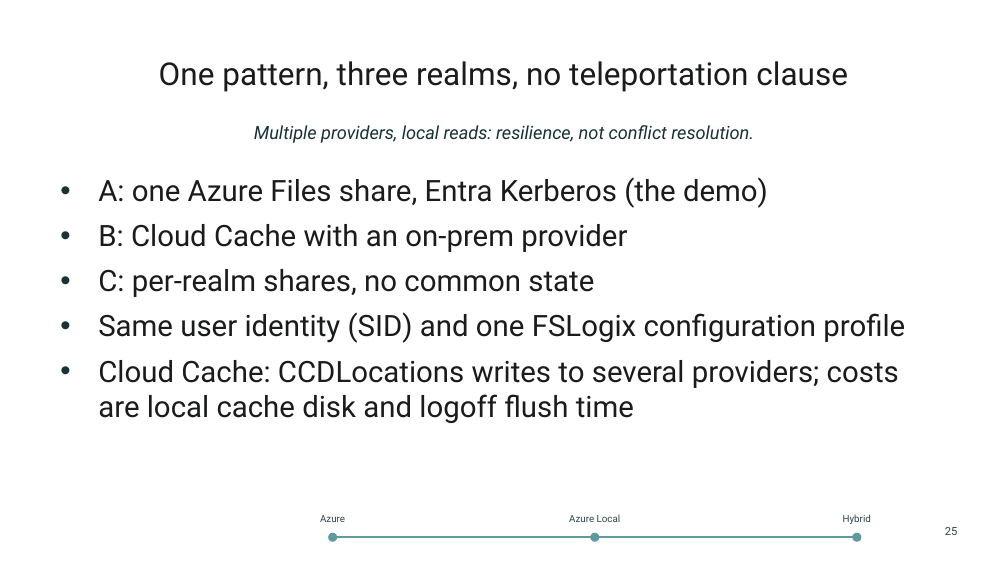
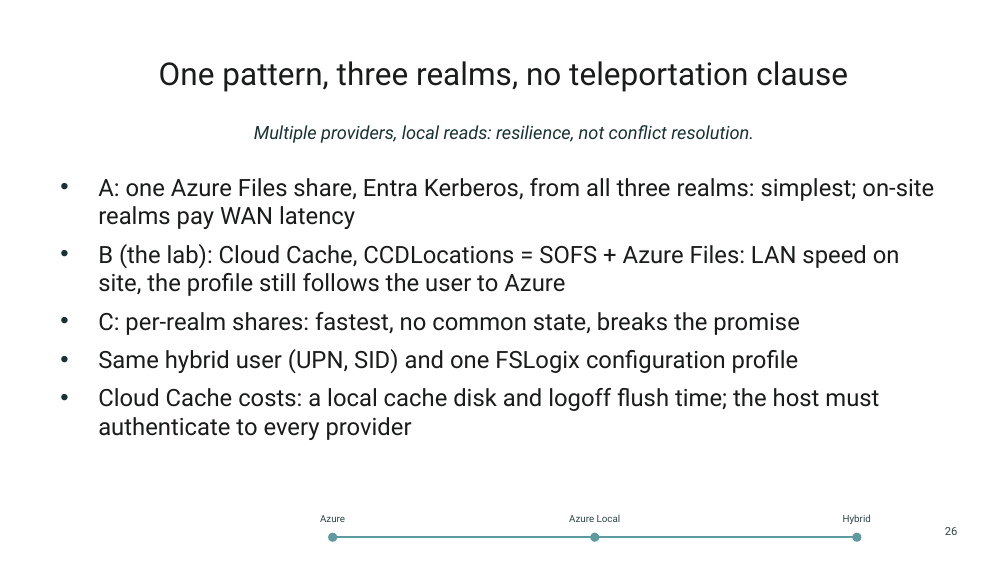
Before and after one commit to thisismydemo/nic2026_avd, a slide deck: slide 26 of presentation/AVD_Anywhere_NIC2026.pptx (slide 25 before the commit). Drawn at 1008x567 pixels with LibreOffice and Linux fonts; fonts in the diff are those of the drawing; background and template pictures are left out. Boxes give left, top, right and bottom in pixels: in the first picture for what was removed or moved away, otherwise in the second. Text is boxed around its words. In the diff, an @@ line names an element or a change of style, - is before the commit and + after.

```diff
--- a/presentation/AVD_Anywhere_NIC2026.pptx
+++ b/presentation/AVD_Anywhere_NIC2026.pptx
@@ text at [98,178,934,440]: text changed; size 21 to 17 pt @@
-• A: one Azure Files share, Entra Kerberos (the demo)
-• B: Cloud Cache with an on-prem provider
-• C: per-realm shares, no common state
-• Same user identity (SID) and one FSLogix configuration profile
-• Cloud Cache: CCDLocations writes to several providers; costs are local cache disk and logoff flush time
+• A: one Azure Files share, Entra Kerberos, from all three realms: simplest; on-site realms pay WAN latency
+• B (the lab): Cloud Cache, CCDLocations = SOFS + Azure Files: LAN speed on site, the profile still follows the user to Azure
+• C: per-realm shares: fastest, no common state, breaks the promise
+• Same hybrid user (UPN, SID) and one FSLogix configuration profile
+• Cloud Cache costs: a local cache disk and logoff flush time; the host must authenticate to every provider
@@ text at [945,527,958,535]: text changed @@
-25
+26
```
Also in this commit, not shown: 18 other slides changed, 1 slide added, 16 other files.
